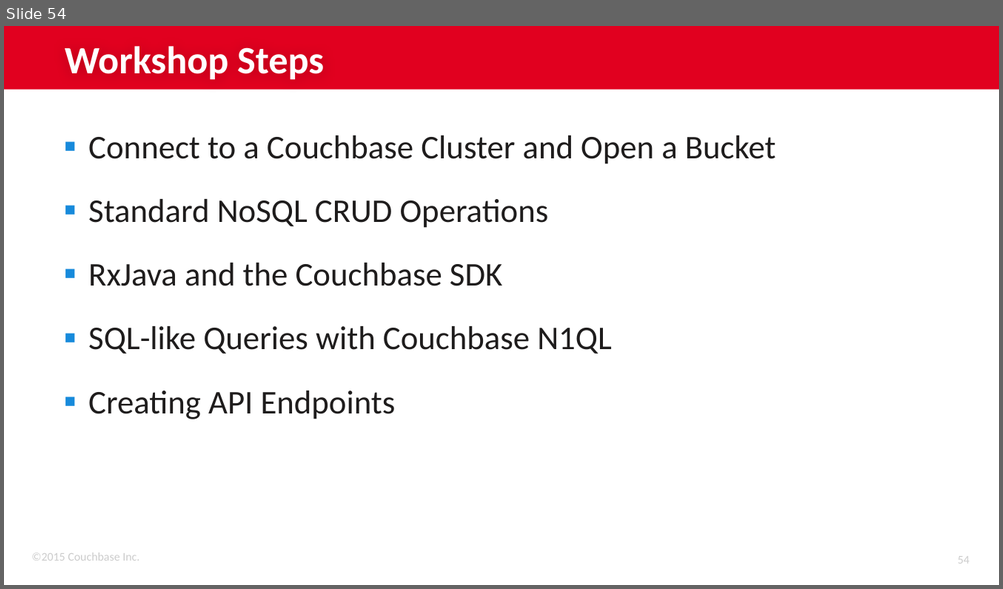
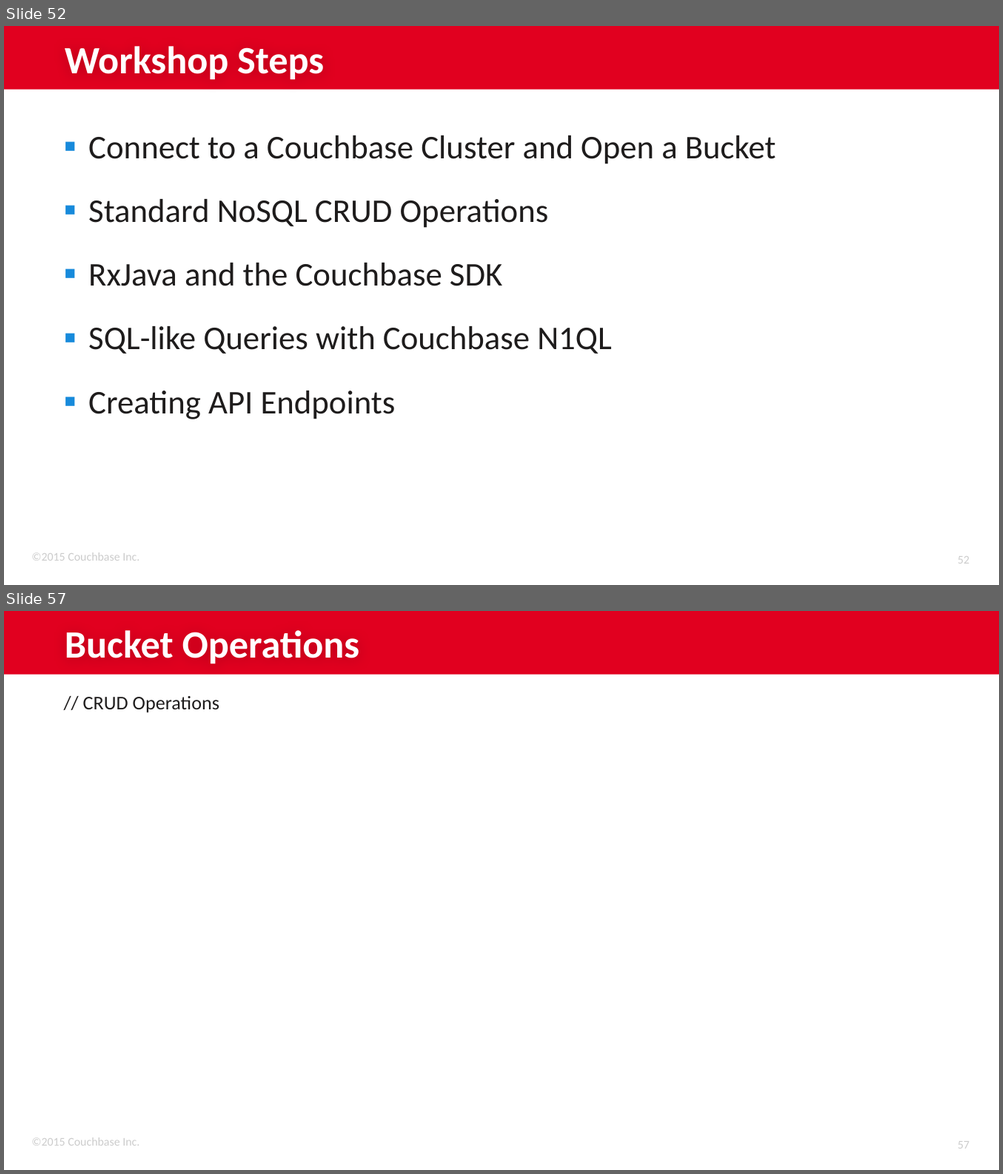
Before and after one commit to couchbaselabs/couchbase-java-workshop, a slide deck: Couchbase Java Workshop.pptx. Shown one above the other, each under a label of ours: slide 54 before the commit, slides 52 and 57 after it; the slides between them are not shown. The pictures are 1003x589 and 1003x1174 pixels, drawn with LibreOffice and Linux fonts; fonts in the diff are those of the drawing; background and template pictures are left out. Boxes give left, top, right and bottom in pixels: in the first picture for what was removed or moved away, otherwise in the second. Text is boxed around its words. In the diff, an @@ line names an element or a change of style, - is before the commit and + after.

```diff
--- a/Couchbase Java Workshop.pptx
+++ b/Couchbase Java Workshop.pptx
@@ slide 57 added at (4,611,999,1170), background #FFFFFF; not listed: 3 template elements that a slide beside it also shows @@
@@ title added at (65,630,360,664), 28 pt, text #FFFFFF, bold @@
+Bucket Operations
@@ text added at (83,696,219,713), 14 pt, text #1E1C1C @@
+// CRUD Operations
@@ what was slide 54 is now slide 52 @@
@@ page number at (957,557,969,564): text changed @@
-54
+52
```
Also in this commit, not shown: 5 other slides added, 3 slides removed, 1 other file.
